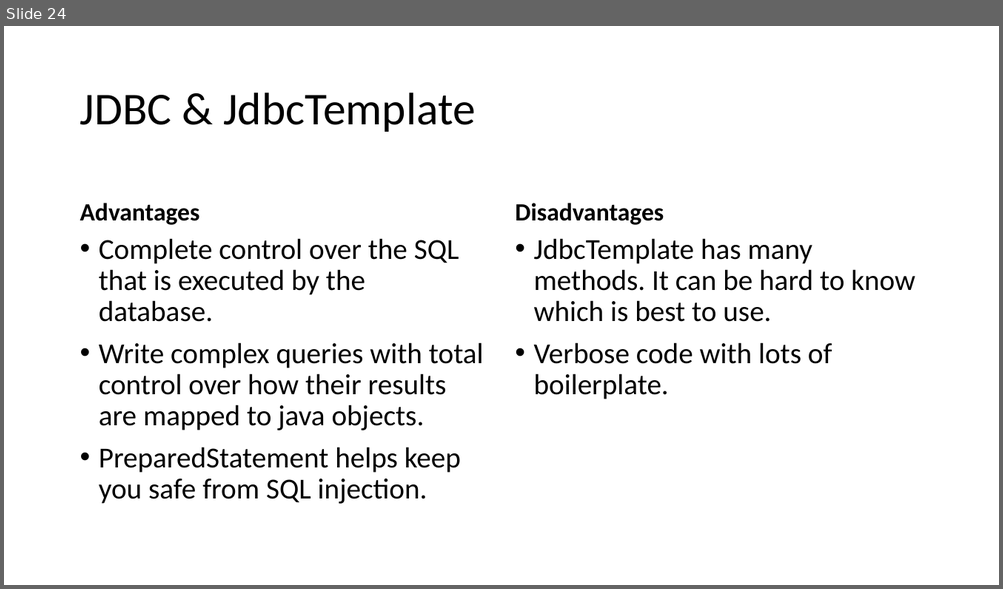
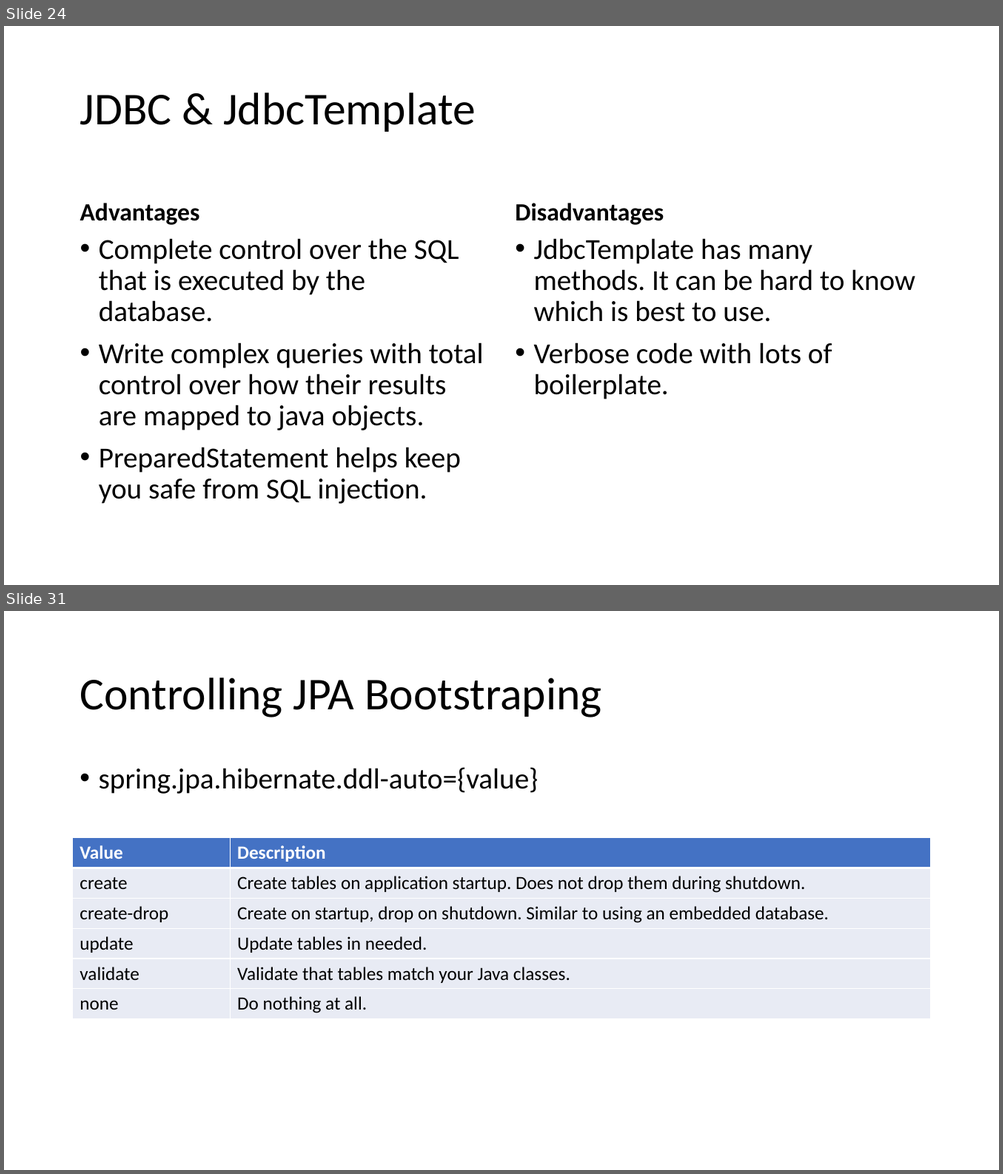
Before and after one commit to ryl/cybr406-2020, a slide deck: files/databases.pptx. Shown one above the other, each under a label of ours: slide 24 before the commit, slides 24 and 31 after it; the slides between them are not shown. The pictures are 1003x589 and 1003x1174 pixels, drawn with LibreOffice and Linux fonts; fonts in the diff are those of the drawing. Boxes give left, top, right and bottom in pixels: in the first picture for what was removed or moved away, otherwise in the second. Text is boxed around its words. In the diff, an @@ line names an element or a change of style, - is before the commit and + after.

```diff
--- a/files/databases.pptx
+++ b/files/databases.pptx
@@ slide 31 added at [4, 611, 999, 1170], background #FFFFFF @@
@@ title added at [79, 678, 602, 718], 44 pt, text #000000 @@
+Controlling JPA Bootstraping
@@ text added at [99, 767, 538, 794], 28 pt, text #000000 @@
+• spring.jpa.hibernate.ddl-auto={value}
@@ table added at [73, 838, 930, 1019], 6 rows, 2 columns @@
+Value | Description
+create | Create tables on application startup. Does not drop them during shutdown.
+create-drop | Create on startup, drop on shutdown. Similar to using an embedded database.
+update | Update tables in needed.
+validate | Validate that tables match your Java classes.
+none | Do nothing at all.
```
Also in this commit, not shown: 13 other slides added, 2 other files.
